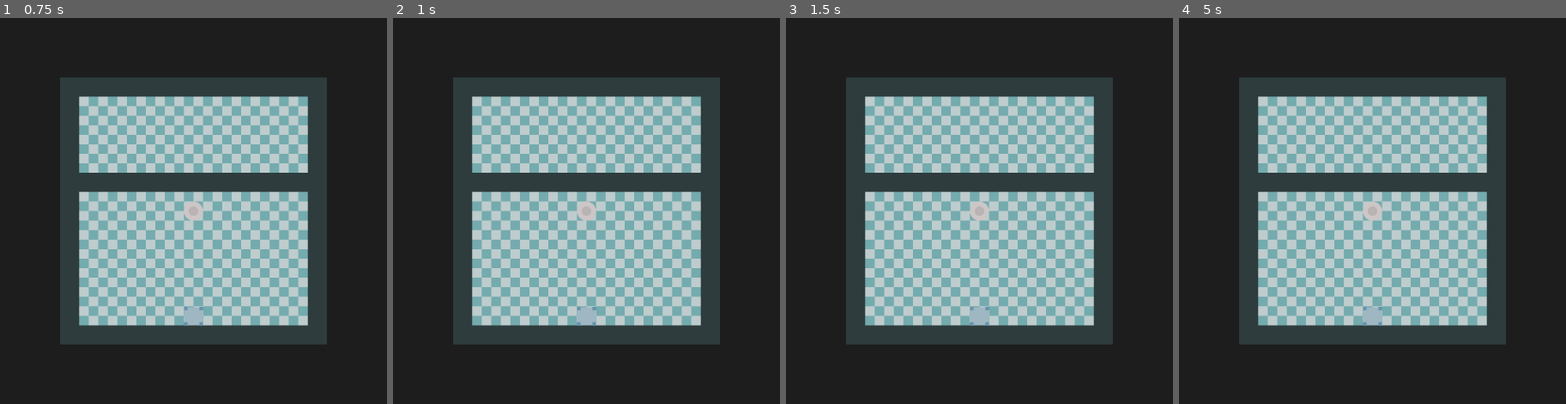
Above: before the commit, frames 1-4 (left to right).
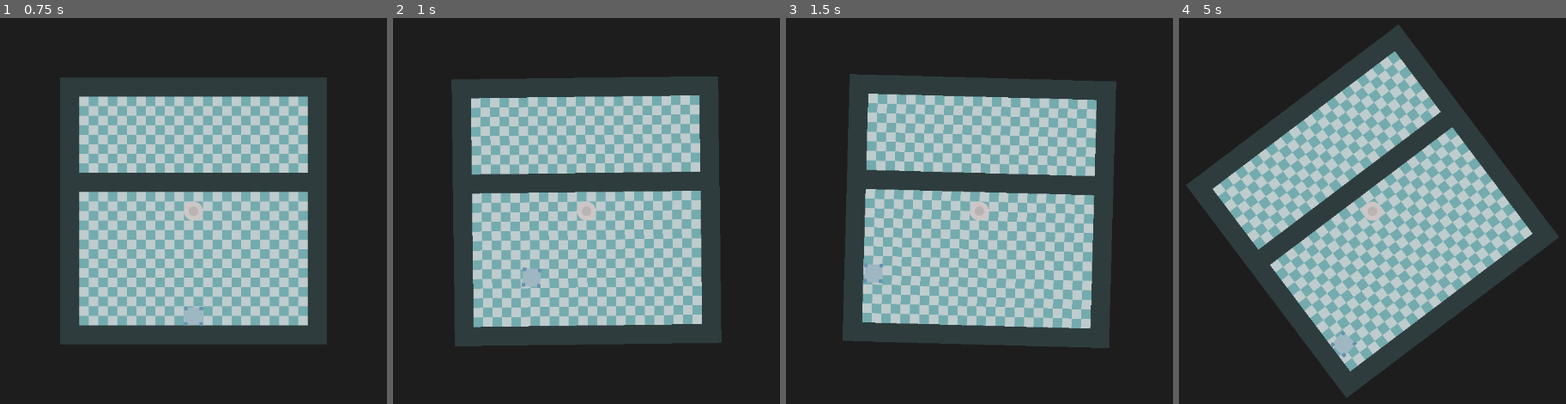
Above: after the commit, the same moments.

Repository: Nathan2801/gamedev.js-2025
Game: Godot game, scene res://level1/start.tscn
Same seed, same stepped clock (60 frames per second), same inputs: the game is played once before the commit and once after it.
Inputs (mouse positions are in pixels of both pictures, inside the frame that each line leads up to):
- Up to frame 1 (0.75 s): tap Enter at 0.5 s; move the mouse to (193, 315) at 0.52 s; click (193, 315) at 0.67 s
- Up to frame 2 (1 s): no input
- Up to frame 3 (1.5 s): move the mouse to (844, 230) at 1.27 s; click (844, 230) at 1.42 s
- Up to frame 4 (5 s): move the mouse to (1442, 126) at 2.02 s; click (1442, 126) at 2.17 s; move the mouse to (1337, 288) at 2.77 s; click (1337, 288) at 2.92 s; move the mouse to (outside the picture) at 3.52 s; click (outside the picture) at 3.67 s; move the mouse to (outside the picture) at 4.27 s; click (outside the picture) at 4.42 s

Frame 1 is identical in both runs. In frame 2, 6.9% of the frame differs, in the area x 15-85%, y 15-86%; in frame 3, 13%; in frame 4, 42%, in the area x 1-99%, y 1-99%.

Commit message:
Don't allow moving when not colliding

Diff:
--- a/common/box.tscn
+++ b/common/box.tscn
@@ -24,6 +24,6 @@
 region_enabled = true
 region_rect = Rect2(896, 0, 128, 128)
 
-[node name="Movable" type="Node" parent="."]
+[node name="Movable" type="Node2D" parent="."]
 script = ExtResource("2_q5gxo")
 metadata/_custom_type_script = "uid://d0yt7pwja52bv"
--- a/common/movable.gd
+++ b/common/movable.gd
@@ -1,9 +1,10 @@
-extends Node
+extends Node2D
 class_name Movable
 
 var _active := false
 var _being_hovered := false
 var _impulse_origin := Vector2.ZERO
+var _impulse := Vector2.ZERO
 
 @export var _range := 400:
 	set(value):
@@ -13,19 +14,12 @@
 var _min_range := Vector2(-_range, -_range)
 var _max_range := Vector2(+_range, +_range)
 
-var _delay := Timer.new()
-@export var _delay_time := 0.8
-
 @onready var _target: RigidBody2D = get_parent()
 
 func _ready():
 	_target.input_pickable = true
 	_target.mouse_entered.connect(_hover)
 	_target.mouse_exited .connect(_unhover)
-
-	_delay.one_shot = true
-	_delay.wait_time = _delay_time
-	add_child(_delay)
 
 func _hover() -> void:
 	_being_hovered = true
@@ -34,17 +28,19 @@
 	_being_hovered = false
 
 func _input(event: InputEvent) -> void:
-	if event is InputEventMouseButton:
+	if event is InputEventMouseMotion:
+		_impulse = event.position - _impulse_origin
+		_impulse = _impulse.clamp(_min_range, _max_range)
+	elif event is InputEventMouseButton:
 		if event.button_index == MOUSE_BUTTON_LEFT:
 			if event.pressed:
 				_impulse_origin = event.position
-			elif _active and _delay.is_stopped():
-				var mouse := Vector2(event.position)
-				var impulse := mouse - _impulse_origin
-				impulse = impulse.clamp(_min_range, _max_range)
-				_target.apply_impulse(impulse * -1 * _target.mass)
-				_impulse_origin = Vector2.ZERO
-				_delay.start()
+			elif _target.get_contact_count() > 0:
+				_apply_impulse()
+
+func _apply_impulse():
+	_target.apply_impulse(_impulse * -1 * _target.mass)
+	_impulse_origin = Vector2.ZERO
 
 func active() -> void:
 	_active = true
